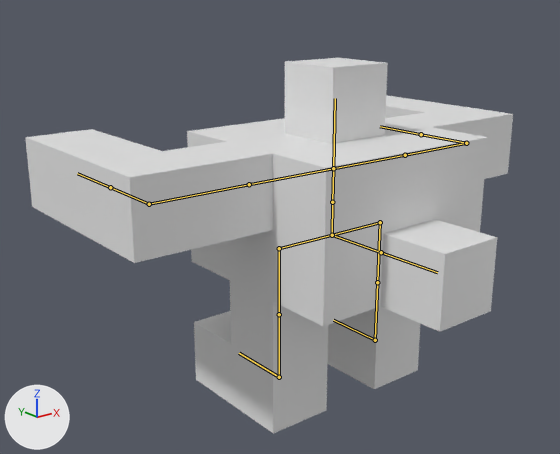
The Blender file Assets/Player.blend: old version first, new version second.
Camera for both pictures: a 50 mm camera at (-7.4, -8.02, 6.03) aimed at (-0.62, 0.46, 2.63). The axes (+X, +Y, +Z) are drawn at lower left. The lights are the same throughout. The bones that bend it are drawn over the model as lines.

The first picture shows 'Player'.
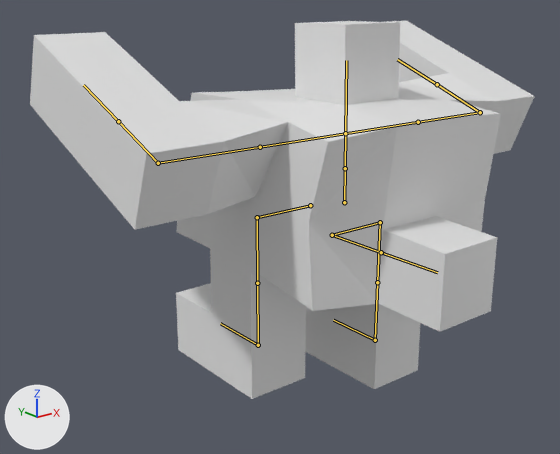
The newer file adds an action. The first version stands in its rest pose; the second is drawn at frame 18 of the action 'StompTransition'.

Location of each change, [x1, y1, x2, y2] in pixels of the pictures (560 x 454 px):
'Player', posed: before [25, 58, 513, 434]; after [30, 21, 534, 399]
bone 'Root', root to tip: before (332, 235) to (332, 202); after (344, 202) to (345, 168)
bone 'Arm_L', root to tip: before (405, 155) to (466, 143); after (418, 122) to (480, 112)
bone 'Arm_R', root to tip: before (249, 184) to (149, 204); after (260, 147) to (158, 163)
bone 'Hip_R', root to tip: before (332, 235) to (279, 248); after (310, 205) to (257, 217)

Edits to the bpy script that builds the scene:
```text
Change bone_root:
    where bone_root = bpy.data.objects['Armature'].pose.bones['Root']
    bone_root.location: (0.0, 0.0, 0.0) -> (0.04, 0.53, 0.21)
    bone_root.rotation_quaternion: (1.0, 0.0, 0.0, 0.0) -> (1.0, -0.009, 0.0, 0.0)  # degrees (0, 0, 0) -> degrees (-1, 0, 0)
Change bone_arm_l:
    where bone_arm_l = bpy.data.objects['Armature'].pose.bones['Arm_L']  # child of 'Shoulder_L'
    bone_arm_l.rotation_quaternion: (1.0, 0.0, 0.0, 0.0) -> (0.982, 0.0, 0.19, 0.0)  # degrees (0, 0, 0) -> degrees (0, 22, 0)
Change bone_arm_r:
    where bone_arm_r = bpy.data.objects['Armature'].pose.bones['Arm_R']  # child of 'Shoulder_R'
    bone_arm_r.rotation_quaternion: (1.0, 0.0, 0.0, 0.0) -> (0.981, 0.0, -0.193, 0.0)  # degrees (0, 0, 0) -> degrees (0, -22, 0)
Change bone_hip_r:
    where bone_hip_r = bpy.data.objects['Armature'].pose.bones['Hip_R']
    bone_hip_r.location: (0.0, 0.0, 0.0) -> (0.46, 0.03, 0.35)
```
